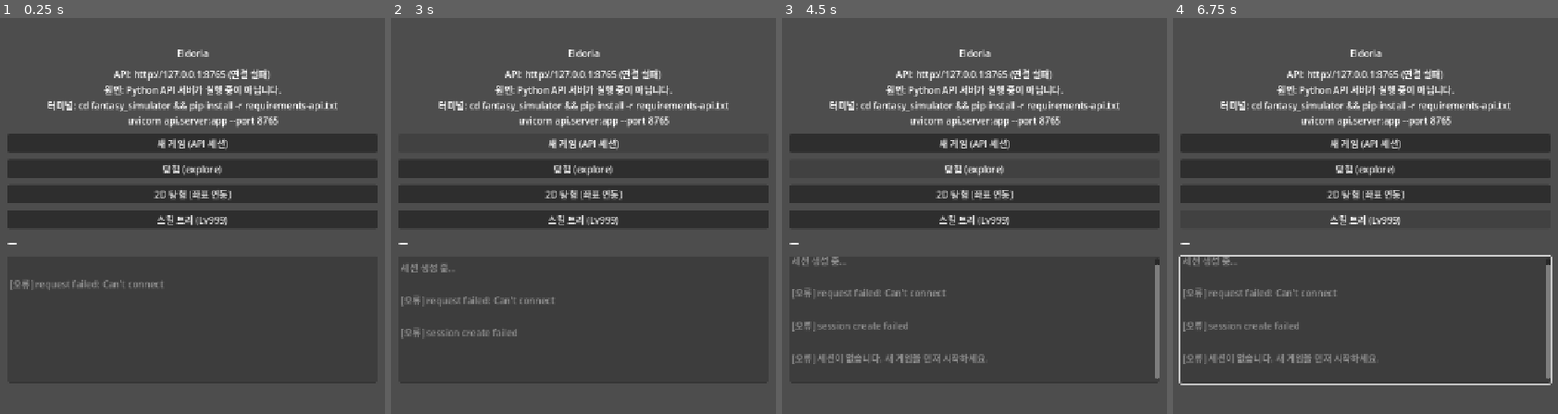
Above: before the commit, frames 1-4 (left to right).
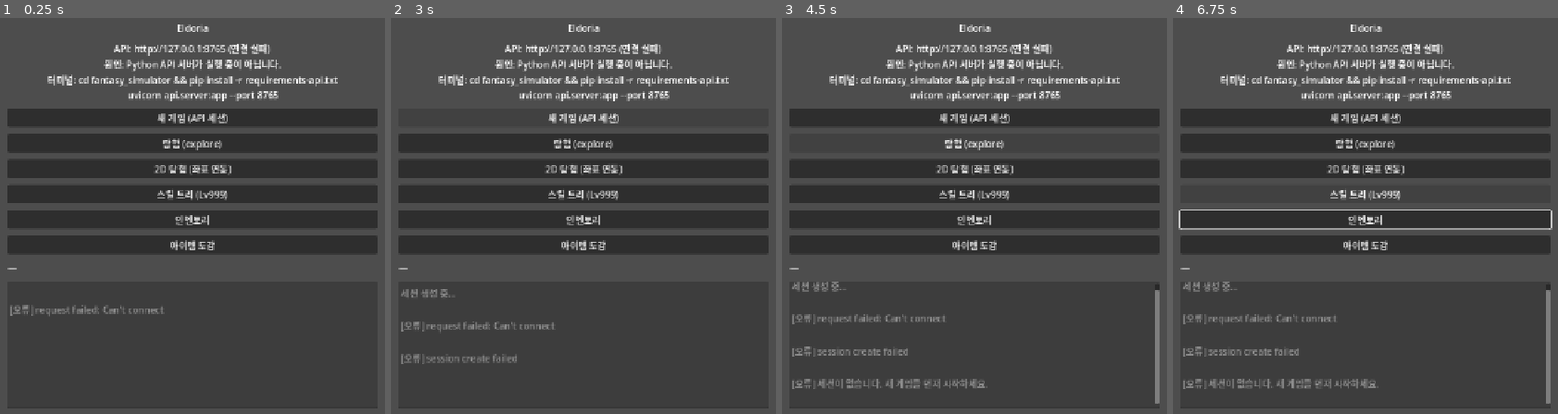
Above: after the commit, the same moments.

Repository: weed97/test1
Game: Godot game, scene res://scenes/main_menu.tscn
The game is run twice, just before and just after one commit, with the same random seed, the same clock (stepped at 60 frames per second) and the same inputs.
Inputs (mouse positions are in pixels of both pictures, inside the frame that each line leads up to):
- Up to frame 1 (0.25 s): no input
- Up to frame 2 (3 s): click "2D 탐험 (좌표 연동)" at 0.5 s; click (583, 219) at 1.25 s, where only the run after the commit has a clickable "인벤토리"; click (583, 243) at 2 s, where only the run after the commit has a clickable "아이템 도감"; click "새 게임 (API 세션)" at 2.75 s
- Up to frame 3 (4.5 s): click "새 게임 (API 세션)" at 3.5 s; click "탐험 (explore)" at 4.25 s
- Up to frame 4 (6.75 s): click "스킬 트리 (Lv999)" at 5 s; tap Enter at 5.75 s; hold Right (ui_right) 5.78-6.53 s; tap Space at 6.5 s; hold Down (ui_down) from 6.53 s (still down)

The runs differ from the first frame. In frame 1, 15% of the frame differs, in the area x 1-99%, y 1-76%; in frame 2, 12%; in frame 3, 17%; in frame 4, 19%, in the area x 1-99%, y 1-98%.

Commit message:
feat(godot): item catalog and inventory UI
- item_catalog scene: category filter, search, 213+ items from API
- inventory scene: equipped slots, owned gear, consumables, equip/use
- ApiClient: equip_item, grant_item, fetch_item_detail
- Main menu + exploration shortcuts; starter pack grant for testing

Co-authored-by: weed97 <weed97@users.noreply.github.com>

Diff:
--- a/fantasy_simulator/client/godot/scenes/exploration.gd
+++ b/fantasy_simulator/client/godot/scenes/exploration.gd
@@ -152,5 +152,13 @@
 	_narrative.text += "\n[오류] %s\n" % message
 
 
+func _on_inventory_pressed() -> void:
+	get_tree().change_scene_to_file("res://scenes/inventory.tscn")
+
+
+func _on_catalog_pressed() -> void:
+	get_tree().change_scene_to_file("res://scenes/item_catalog.tscn")
+
+
 func _on_back_pressed() -> void:
 	get_tree().change_scene_to_file("res://scenes/main_menu.tscn")
--- a/fantasy_simulator/client/godot/scenes/exploration.tscn
+++ b/fantasy_simulator/client/godot/scenes/exploration.tscn
@@ -62,12 +62,28 @@
 offset_bottom = 680.0
 text = "탐험"
 
-[node name="BackButton" type="Button" parent="CanvasLayer"]
+[node name="InvButton" type="Button" parent="CanvasLayer"]
 offset_left = 130.0
 offset_top = 648.0
-offset_right = 220.0
+offset_right = 210.0
+offset_bottom = 680.0
+text = "인벤"
+
+[node name="CatalogButton" type="Button" parent="CanvasLayer"]
+offset_left = 220.0
+offset_top = 648.0
+offset_right = 300.0
+offset_bottom = 680.0
+text = "도감"
+
+[node name="BackButton" type="Button" parent="CanvasLayer"]
+offset_left = 310.0
+offset_top = 648.0
+offset_right = 400.0
 offset_bottom = 680.0
 text = "메뉴"
 
 [connection signal="pressed" from="CanvasLayer/ExploreButton" to="." method="_on_explore_pressed"]
+[connection signal="pressed" from="CanvasLayer/InvButton" to="." method="_on_inventory_pressed"]
+[connection signal="pressed" from="CanvasLayer/CatalogButton" to="." method="_on_catalog_pressed"]
 [connection signal="pressed" from="CanvasLayer/BackButton" to="." method="_on_back_pressed"]
--- /dev/null
+++ b/fantasy_simulator/client/godot/scenes/inventory.gd
@@ -0,0 +1,221 @@
+extends Control
+
+var _heroes: Dictionary = {}
+var _inventory: Dictionary = {}
+var _owned_ids: Array = []
+var _consumables: Dictionary = {}
+var _selected_item_id: String = ""
+var _item_cache: Dictionary = {}
+
+
+func _ready() -> void:
+	ApiClient.api_error.connect(_on_api_error)
+	$VBox/BackButton.pressed.connect(_on_back_pressed)
+	$VBox/CatalogButton.pressed.connect(_on_catalog_pressed)
+	$VBox/ActionRow/EquipButton.pressed.connect(_on_equip_pressed)
+	$VBox/ActionRow/UseButton.pressed.connect(_on_use_pressed)
+	$VBox/ActionRow/StarterPackButton.pressed.connect(_on_starter_pack_pressed)
+	if ApiClient.session_id.is_empty():
+		$VBox/StatusLabel.text = "세션이 없습니다. 메인 메뉴에서 새 게임을 시작하세요."
+		return
+	await _reload_all()
+
+
+func _current_character_id() -> String:
+	var opt: OptionButton = $VBox/CharacterOption
+	if opt.item_count == 0:
+		return "gareth_ironshield"
+	var sel := opt.selected
+	if sel < 0:
+		sel = 0
+	return str(opt.get_item_metadata(sel))
+
+
+func _reload_all() -> void:
+	$VBox/StatusLabel.text = "인벤토리 불러오는 중…"
+	var status: Dictionary = await ApiClient.fetch_progression_status()
+	var catalog: Dictionary = await ApiClient.fetch_item_catalog("", "", "", 500)
+	_heroes = status.get("heroes", {})
+	_inventory = catalog.get("inventory", {})
+	_owned_ids = list(_inventory.get("equipment_owned", []))
+	_consumables = _inventory.get("consumables", {})
+	_item_cache.clear()
+	for it in catalog.get("items", []):
+		if it is Dictionary:
+			_item_cache[str(it.get("item_id", ""))] = it
+	await _populate_characters()
+	_refresh_lists()
+	_refresh_equipped()
+	var total_items := int(catalog.get("counts", {}).get("total", 0))
+	$VBox/StatusLabel.text = "도감 %s종 · 보유 장비 %d · 소비 %d" % [
+		total_items,
+		_owned_ids.size(),
+		_consumables.size(),
+	]
+
+
+func _populate_characters() -> void:
+	var opt: OptionButton = $VBox/CharacterOption
+	if opt.item_selected.is_connected(_on_character_changed):
+		opt.item_selected.disconnect(_on_character_changed)
+	opt.clear()
+	if _heroes.is_empty():
+		opt.add_item("gareth_ironshield", 0)
+		opt.set_item_metadata(0, "gareth_ironshield")
+	else:
+		var i := 0
+		for cid in _heroes.keys():
+			opt.add_item(str(cid), i)
+			opt.set_item_metadata(i, cid)
+			i += 1
+	if not opt.item_selected.is_connected(_on_character_changed):
+		opt.item_selected.connect(_on_character_changed)
+
+
+func _on_character_changed(_index: int) -> void:
+	_refresh_equipped()
+	_clear_detail()
+
+
+func _refresh_equipped() -> void:
+	var cid := _current_character_id()
+	var hero: Dictionary = _heroes.get(cid, {})
+	var eq: Dictionary = hero.get("equipment", {})
+	var lines: PackedStringArray = ["[%s 장착]" % cid]
+	for slot in ["weapon", "armor", "accessory", "trinket"]:
+		var iid: String = str(eq.get(slot, ""))
+		if iid.is_empty():
+			lines.append("  %s: (비어 있음)" % slot)
+		else:
+			lines.append("  %s: %s" % [slot, _label_for(iid)])
+	$VBox/EquippedLabel.text = "\n".join(lines)
+
+
+func _refresh_lists() -> void:
+	var owned_list: ItemList = $VBox/OwnedList
+	var cons_list: ItemList = $VBox/ConsumableList
+	owned_list.clear()
+	cons_list.clear()
+	for iid in _owned_ids:
+		var idx := owned_list.add_item(_label_for(str(iid)))
+		owned_list.set_item_metadata(idx, str(iid))
+	for iid in _consumables.keys():
+		var cnt: int = int(_consumables[iid])
+		var idx := cons_list.add_item("%s x%d" % [_label_for(str(iid)), cnt])
+		cons_list.set_item_metadata(idx, str(iid))
+	if owned_list.item_selected.is_connected(_on_owned_selected):
+		owned_list.item_selected.disconnect(_on_owned_selected)
+	if cons_list.item_selected.is_connected(_on_consumable_selected):
+		cons_list.item_selected.disconnect(_on_consumable_selected)
+	owned_list.item_selected.connect(_on_owned_selected)
+	cons_list.item_selected.connect(_on_consumable_selected)
+
+
+func _label_for(item_id: String) -> String:
+	if _item_cache.has(item_id):
+		var it: Dictionary = _item_cache[item_id]
+		return "%s %s" % [it.get("icon", "📦"), it.get("label", item_id)]
+	return item_id
+
+
+func _on_owned_selected(index: int) -> void:
+	if index < 0:
+		return
+	_selected_item_id = str($VBox/OwnedList.get_item_metadata(index))
+	_show_item_actions(true, false)
+
+
+func _on_consumable_selected(index: int) -> void:
+	if index < 0:
+		return
+	_selected_item_id = str($VBox/ConsumableList.get_item_metadata(index))
+	_show_item_actions(false, true)
+
+
+func _show_item_actions(can_equip: bool, can_use: bool) -> void:
+	$VBox/ActionRow/EquipButton.disabled = not can_equip
+	$VBox/ActionRow/UseButton.disabled = not can_use
+	if _selected_item_id.is_empty():
+		$VBox/DetailLabel.text = ""
+		return
+	var it: Dictionary = _item_cache.get(_selected_item_id, {})
+	if it.is_empty():
+		it = await ApiClient.fetch_item_detail(_selected_item_id)
+		if not it.is_empty():
+			_item_cache[_selected_item_id] = it
+	_render_detail(it)
+
+
+func _render_detail(it: Dictionary) -> void:
+	if it.is_empty():
+		$VBox/DetailLabel.text = _selected_item_id
+		return
+	var lines: PackedStringArray = [
+		"%s %s" % [it.get("icon", "📦"), it.get("label", _selected_item_id)],
+		"등급: %s · %s" % [it.get("grade_label", it.get("grade", "?")), it.get("category", "")],
+	]
+	if it.get("description"):
+		lines.append(str(it.get("description")))
+	$VBox/DetailLabel.text = "\n".join(lines)
+
+
+func _clear_detail() -> void:
+	_selected_item_id = ""
+	$VBox/DetailLabel.text = ""
+	$VBox/ActionRow/EquipButton.disabled = true
+	$VBox/ActionRow/UseButton.disabled = true
+
+
+func _on_equip_pressed() -> void:
+	if _selected_item_id.is_empty():
+		return
+	var cid := _current_character_id()
+	var result: Dictionary = await ApiClient.equip_item(cid, _selected_item_id)
+	if result.get("ok", false) or result.has("slot"):
+		$VBox/StatusLabel.text = "착용: %s → %s" % [_selected_item_id, result.get("slot", "?")]
+		var status: Dictionary = await ApiClient.fetch_progression_status()
+		_heroes = status.get("heroes", {})
+		_refresh_equipped()
+	else:
+		$VBox/StatusLabel.text = "착용 실패: %s" % result.get("error", "unknown")
+
+
+func _on_use_pressed() -> void:
+	if _selected_item_id.is_empty():
+		return
+	var cid := _current_character_id()
+	var result: Dictionary = await ApiClient.use_item(cid, _selected_item_id)
+	if result.get("ok", false):
+		$VBox/StatusLabel.text = "사용: %s · 효과 %s" % [
+			result.get("label", _selected_item_id),
+			str(result.get("effects", {})),
+		]
+		await _reload_all()
+	else:
+		$VBox/StatusLabel.text = "사용 실패: %s" % result.get("error", "unknown")
+
+
+func _on_starter_pack_pressed() -> void:
+	$VBox/StatusLabel.text = "시작 패키지 지급 중…"
+	var pack := [
+		["iron_sword", 1],
+		["leather_vest", 1],
+		["minor_heal_potion", 3],
+		["mana_potion", 2],
+	]
+	for entry in pack:
+		await ApiClient.grant_item(str(entry[0]), int(entry[1]))
+	await _reload_all()
+	$VBox/StatusLabel.text += " 완료"
+
+
+func _on_catalog_pressed() -> void:
+	get_tree().change_scene_to_file("res://scenes/item_catalog.tscn")
+
+
+func _on_back_pressed() -> void:
+	get_tree().change_scene_to_file("res://scenes/main_menu.tscn")
+
+
+func _on_api_error(message: String) -> void:
+	$VBox/StatusLabel.text += "\n[오류] %s" % message
--- /dev/null
+++ b/fantasy_simulator/client/godot/scenes/inventory.tscn
@@ -0,0 +1,106 @@
+[gd_scene load_steps=2 format=3 uid="uid://eldoria_inventory"]
+
+[ext_resource type="Script" path="res://scenes/inventory.gd" id="1_inv"]
+
+[node name="Inventory" type="Control"]
+layout_mode = 3
+anchors_preset = 15
+anchor_right = 1.0
+anchor_bottom = 1.0
+grow_horizontal = 2
+grow_vertical = 2
+script = ExtResource("1_inv")
+
+[node name="VBox" type="VBoxContainer" parent="."]
+layout_mode = 1
+anchors_preset = 15
+anchor_right = 1.0
+anchor_bottom = 1.0
+offset_left = 20.0
+offset_top = 16.0
+offset_right = -20.0
+offset_bottom = -16.0
+grow_horizontal = 2
+grow_vertical = 2
+theme_override_constants/separation = 8
+
+[node name="Title" type="Label" parent="VBox"]
+layout_mode = 2
+text = "인벤토리"
+horizontal_alignment = 1
+
+[node name="StatusLabel" type="Label" parent="VBox"]
+layout_mode = 2
+text = "—"
+
+[node name="CharacterOption" type="OptionButton" parent="VBox"]
+layout_mode = 2
+
+[node name="EquippedLabel" type="Label" parent="VBox"]
+layout_mode = 2
+text = "장착 —"
+
+[node name="ListsRow" type="HBoxContainer" parent="VBox"]
+layout_mode = 2
+size_flags_vertical = 3
+theme_override_constants/separation = 12
+
+[node name="OwnedPanel" type="VBoxContainer" parent="VBox/ListsRow"]
+layout_mode = 2
+size_flags_horizontal = 3
+theme_override_constants/separation = 4
+
+[node name="OwnedTitle" type="Label" parent="VBox/ListsRow/OwnedPanel"]
+layout_mode = 2
+text = "보유 장비"
+
+[node name="OwnedList" type="ItemList" parent="VBox/ListsRow/OwnedPanel"]
+custom_minimum_size = Vector2(0, 200)
+layout_mode = 2
+size_flags_vertical = 3
+
+[node name="ConsumablePanel" type="VBoxContainer" parent="VBox/ListsRow"]
+layout_mode = 2
+size_flags_horizontal = 3
+theme_override_constants/separation = 4
+
+[node name="ConsumableTitle" type="Label" parent="VBox/ListsRow/ConsumablePanel"]
+layout_mode = 2
+text = "소비 아이템"
+
+[node name="ConsumableList" type="ItemList" parent="VBox/ListsRow/ConsumablePanel"]
+custom_minimum_size = Vector2(0, 200)
+layout_mode = 2
+size_flags_vertical = 3
+
+[node name="DetailLabel" type="TextEdit" parent="VBox"]
+custom_minimum_size = Vector2(0, 100)
+layout_mode = 2
+editable = false
+wrap_mode = 1
+
+[node name="ActionRow" type="HBoxContainer" parent="VBox"]
+layout_mode = 2
+theme_override_constants/separation = 8
+
+[node name="EquipButton" type="Button" parent="VBox/ActionRow"]
+layout_mode = 2
+disabled = true
+text = "착용"
+
+[node name="UseButton" type="Button" parent="VBox/ActionRow"]
+layout_mode = 2
+disabled = true
+text = "사용"
+
+[node name="StarterPackButton" type="Button" parent="VBox/ActionRow"]
+layout_mode = 2
+text = "시작 패키지 지급"
+
+[node name="CatalogButton" type="Button" parent="VBox"]
+layout_mode = 2
+text = "아이템 도감"
+
+[node name="BackButton" type="Button" parent="VBox"]
+layout_mode = 2
+text = "메인 메뉴"
--- /dev/null
+++ b/fantasy_simulator/client/godot/scenes/item_catalog.gd
@@ -0,0 +1,152 @@
+extends Control
+
+const CATEGORIES := [
+	{"id": "", "label": "전체"},
+	{"id": "weapon", "label": "무기"},
+	{"id": "armor", "label": "방어구"},
+	{"id": "accessory", "label": "장신구"},
+	{"id": "potion", "label": "물약"},
+	{"id": "magic", "label": "마법"},
+	{"id": "material", "label": "재료"},
+]
+
+var _items: Array = []
+var _load_token: int = 0
+
+
+func _ready() -> void:
+	ApiClient.api_error.connect(_on_api_error)
+	$VBox/BackButton.pressed.connect(_on_back_pressed)
+	$VBox/RefreshButton.pressed.connect(_on_refresh_pressed)
+	$VBox/OpenInventoryButton.pressed.connect(_on_open_inventory_pressed)
+	_populate_category_filter()
+	if ApiClient.session_id.is_empty():
+		$VBox/StatusLabel.text = "세션이 없습니다. 메인 메뉴에서 새 게임을 시작하세요."
+		return
+	await _load_catalog()
+
+
+func _populate_category_filter() -> void:
+	var opt: OptionButton = $VBox/FilterRow/CategoryOption
+	opt.clear()
+	for i in CATEGORIES.size():
+		opt.add_item(CATEGORIES[i]["label"], i)
+		opt.set_item_metadata(i, CATEGORIES[i]["id"])
+	opt.item_selected.connect(_on_filter_changed)
+	$VBox/FilterRow/SearchBox.text_submitted.connect(_on_search_submitted)
+
+
+func _on_filter_changed(_index: int) -> void:
+	_load_catalog()
+
+
+func _on_search_submitted(_text: String) -> void:
+	_load_catalog()
+
+
+func _on_refresh_pressed() -> void:
+	await _load_catalog()
+
+
+func _load_catalog() -> void:
+	_load_token += 1
+	var token := _load_token
+	$VBox/StatusLabel.text = "도감 불러오는 중…"
+	var cat_idx: int = $VBox/FilterRow/CategoryOption.selected
+	if cat_idx < 0:
+		cat_idx = 0
+	var category: String = str($VBox/FilterRow/CategoryOption.get_item_metadata(cat_idx))
+	var search: String = $VBox/FilterRow/SearchBox.text.strip_edges()
+	var payload: Dictionary = await ApiClient.fetch_item_catalog(category, "", search, 300)
+	if token != _load_token:
+		return
+	if payload.is_empty():
+		$VBox/StatusLabel.text = "도감을 불러오지 못했습니다."
+		return
+	var counts: Dictionary = payload.get("counts", {})
+	_items = payload.get("items", [])
+	$VBox/StatusLabel.text = "총 %s종 · 표시 %s개" % [
+		counts.get("total", "?"),
+		payload.get("filtered_count", _items.size()),
+	]
+	_fill_item_list()
+
+
+func _fill_item_list() -> void:
+	var list: ItemList = $VBox/ItemList
+	list.clear()
+	for it in _items:
+		if not it is Dictionary:
+			continue
+		var icon := str(it.get("icon", "📦"))
+		var label := str(it.get("label", it.get("item_id", "?")))
+		var grade := str(it.get("grade_label", it.get("grade", "")))
+		var cat := str(it.get("category", ""))
+		var idx := list.add_item("%s %s [%s·%s]" % [icon, label, grade, cat])
+		list.set_item_metadata(idx, it.get("item_id", ""))
+
+
+func _on_item_selected(index: int) -> void:
+	if index < 0:
+		return
+	var list: ItemList = $VBox/ItemList
+	var item_id: String = str(list.get_item_metadata(index))
+	var it: Dictionary = _find_item(item_id)
+	if it.is_empty():
+		var detail: Dictionary = await ApiClient.fetch_item_detail(item_id)
+		it = detail
+	_render_detail(it)
+
+
+func _find_item(item_id: String) -> Dictionary:
+	for it in _items:
+		if it is Dictionary and str(it.get("item_id", "")) == item_id:
+			return it
+	return {}
+
+
+func _render_detail(it: Dictionary) -> void:
+	if it.is_empty():
+		$VBox/DetailLabel.text = "항목을 선택하세요."
+		return
+	var lines: PackedStringArray = []
+	lines.append("%s %s" % [it.get("icon", "📦"), it.get("label", "?")])
+	lines.append("ID: %s" % it.get("item_id", ""))
+	lines.append("분류: %s · 등급: %s (%s)" % [
+		it.get("category", "?"),
+		it.get("grade_label", it.get("grade", "?")),
+		it.get("rarity_color", ""),
+	])
+	if it.get("description"):
+		lines.append("")
+		lines.append(str(it.get("description")))
+	lines.append("")
+	if it.get("attack"):
+		lines.append("공격력: %s" % it.get("attack"))
+	if it.get("defense"):
+		lines.append("방어력: %s" % it.get("defense"))
+	if it.get("hp_restore"):
+		lines.append("HP 회복: %s" % it.get("hp_restore"))
+	if it.get("mp_restore"):
+		lines.append("MP 회복: %s" % it.get("mp_restore"))
+	if it.get("value_gold"):
+		lines.append("가치: %s 골드" % it.get("value_gold"))
+	if it.get("equippable"):
+		lines.append("착용 가능 슬롯: %s" % it.get("slot", "weapon"))
+	if it.get("consumable"):
+		lines.append("소비 아이템")
+	lines.append("")
+	lines.append("인벤토리에서 착용/사용하세요.")
+	$VBox/DetailLabel.text = "\n".join(lines)
+
+
+func _on_open_inventory_pressed() -> void:
+	get_tree().change_scene_to_file("res://scenes/inventory.tscn")
+
+
+func _on_back_pressed() -> void:
+	get_tree().change_scene_to_file("res://scenes/main_menu.tscn")
+
+
+func _on_api_error(message: String) -> void:
+	$VBox/StatusLabel.text += "\n[오류] %s" % message
--- /dev/null
+++ b/fantasy_simulator/client/godot/scenes/item_catalog.tscn
@@ -0,0 +1,72 @@
+[gd_scene load_steps=2 format=3 uid="uid://eldoria_item_catalog"]
+
+[ext_resource type="Script" path="res://scenes/item_catalog.gd" id="1_cat"]
+
+[node name="ItemCatalog" type="Control"]
+layout_mode = 3
+anchors_preset = 15
+anchor_right = 1.0
+anchor_bottom = 1.0
+grow_horizontal = 2
+grow_vertical = 2
+script = ExtResource("1_cat")
+
+[node name="VBox" type="VBoxContainer" parent="."]
+layout_mode = 1
+anchors_preset = 15
+anchor_right = 1.0
+anchor_bottom = 1.0
+offset_left = 20.0
+offset_top = 16.0
+offset_right = -20.0
+offset_bottom = -16.0
+grow_horizontal = 2
+grow_vertical = 2
+theme_override_constants/separation = 8
+
+[node name="Title" type="Label" parent="VBox"]
+layout_mode = 2
+text = "아이템 도감 (API)"
+horizontal_alignment = 1
+
+[node name="StatusLabel" type="Label" parent="VBox"]
+layout_mode = 2
+text = "—"
+
+[node name="FilterRow" type="HBoxContainer" parent="VBox"]
+layout_mode = 2
+theme_override_constants/separation = 8
+
+[node name="CategoryOption" type="OptionButton" parent="VBox/FilterRow"]
+layout_mode = 2
+size_flags_horizontal = 3
+
+[node name="SearchBox" type="LineEdit" parent="VBox/FilterRow"]
+layout_mode = 2
+size_flags_horizontal = 3
+placeholder_text = "이름 검색…"
+
+[node name="RefreshButton" type="Button" parent="VBox/FilterRow"]
+layout_mode = 2
+text = "새로고침"
+
+[node name="ItemList" type="ItemList" parent="VBox"]
+custom_minimum_size = Vector2(0, 280)
+layout_mode = 2
+size_flags_vertical = 3
+
+[node name="DetailLabel" type="TextEdit" parent="VBox"]
+custom_minimum_size = Vector2(0, 180)
+layout_mode = 2
+editable = false
+wrap_mode = 1
+
+[node name="OpenInventoryButton" type="Button" parent="VBox"]
+layout_mode = 2
+text = "인벤토리 열기"
+
+[node name="BackButton" type="Button" parent="VBox"]
+layout_mode = 2
+text = "메인 메뉴"
+
+[connection signal="item_selected" from="VBox/ItemList" to="." method="_on_item_selected"]
--- a/fantasy_simulator/client/godot/scenes/main_menu.gd
+++ b/fantasy_simulator/client/godot/scenes/main_menu.gd
@@ -63,6 +63,18 @@
 	get_tree().change_scene_to_file("res://scenes/skill_tree.tscn")
 
 
+func _on_inventory_pressed() -> void:
+	if _session_busy or ApiClient.session_id.is_empty():
+		return
+	get_tree().change_scene_to_file("res://scenes/inventory.tscn")
+
+
+func _on_catalog_pressed() -> void:
+	if _session_busy or ApiClient.session_id.is_empty():
+		return
+	get_tree().change_scene_to_file("res://scenes/item_catalog.tscn")
+
+
 func _on_turn_completed(payload: Dictionary) -> void:
 	for line in payload.get("lines", []):
 		$VBox/Narrative.text += str(line) + "\n"
@@ -85,3 +97,5 @@
 	$VBox/ExploreButton.disabled = not enabled
 	$VBox/Explore2DButton.disabled = not enabled
 	$VBox/SkillTreeButton.disabled = not enabled
+	$VBox/InventoryButton.disabled = not enabled
+	$VBox/CatalogButton.disabled = not enabled
--- a/fantasy_simulator/client/godot/scenes/main_menu.tscn
+++ b/fantasy_simulator/client/godot/scenes/main_menu.tscn
@@ -55,6 +55,16 @@
 disabled = true
 text = "스킬 트리 (Lv999)"
 
+[node name="InventoryButton" type="Button" parent="VBox"]
+layout_mode = 2
+disabled = true
+text = "인벤토리"
+
+[node name="CatalogButton" type="Button" parent="VBox"]
+layout_mode = 2
+disabled = true
+text = "아이템 도감"
+
 [node name="Hud" type="Label" parent="VBox"]
 layout_mode = 2
 text = "—"
@@ -69,3 +79,5 @@
 [connection signal="pressed" from="VBox/ExploreButton" to="." method="_on_explore_pressed"]
 [connection signal="pressed" from="VBox/Explore2DButton" to="." method="_on_explore_2d_pressed"]
 [connection signal="pressed" from="VBox/SkillTreeButton" to="." method="_on_skill_tree_pressed"]
+[connection signal="pressed" from="VBox/InventoryButton" to="." method="_on_inventory_pressed"]
+[connection signal="pressed" from="VBox/CatalogButton" to="." method="_on_catalog_pressed"]
--- a/fantasy_simulator/client/godot/scripts/net/api_client.gd
+++ b/fantasy_simulator/client/godot/scripts/net/api_client.gd
@@ -168,6 +168,47 @@
 	return parsed if parsed != null else {}
 
 
+func equip_item(character_id: String, item_id: String) -> Dictionary:
+	if session_id.is_empty():
+		api_error.emit("no session")
+		return {}
+	var parsed := await _post_json(
+		"/v1/progression/equip",
+		{
+			"session_id": session_id,
+			"character_id": character_id,
+			"item_id": item_id,
+		},
+	)
+	return parsed if parsed != null else {}
+
+
+func grant_item(item_id: String, count: int = 1) -> Dictionary:
+	if session_id.is_empty():
+		api_error.emit("no session")
+		return {}
+	var parsed := await _post_json(
+		"/v1/progression/grant_item",
+		{
+			"session_id": session_id,
+			"item_id": item_id,
+			"count": count,
+		},
+	)
+	return parsed if parsed != null else {}
+
+
+func fetch_item_detail(item_id: String) -> Dictionary:
+	var parsed := await _post_json(
+		"/v1/catalog/items/%s" % item_id.uri_encode(),
+		{},
+		HTTPClient.METHOD_GET,
+	)
+	if parsed == null:
+		return {}
+	return parsed.get("item", {})
+
+
 func use_item(character_id: String, item_id: String) -> Dictionary:
 	if session_id.is_empty():
 		api_error.emit("no session")
